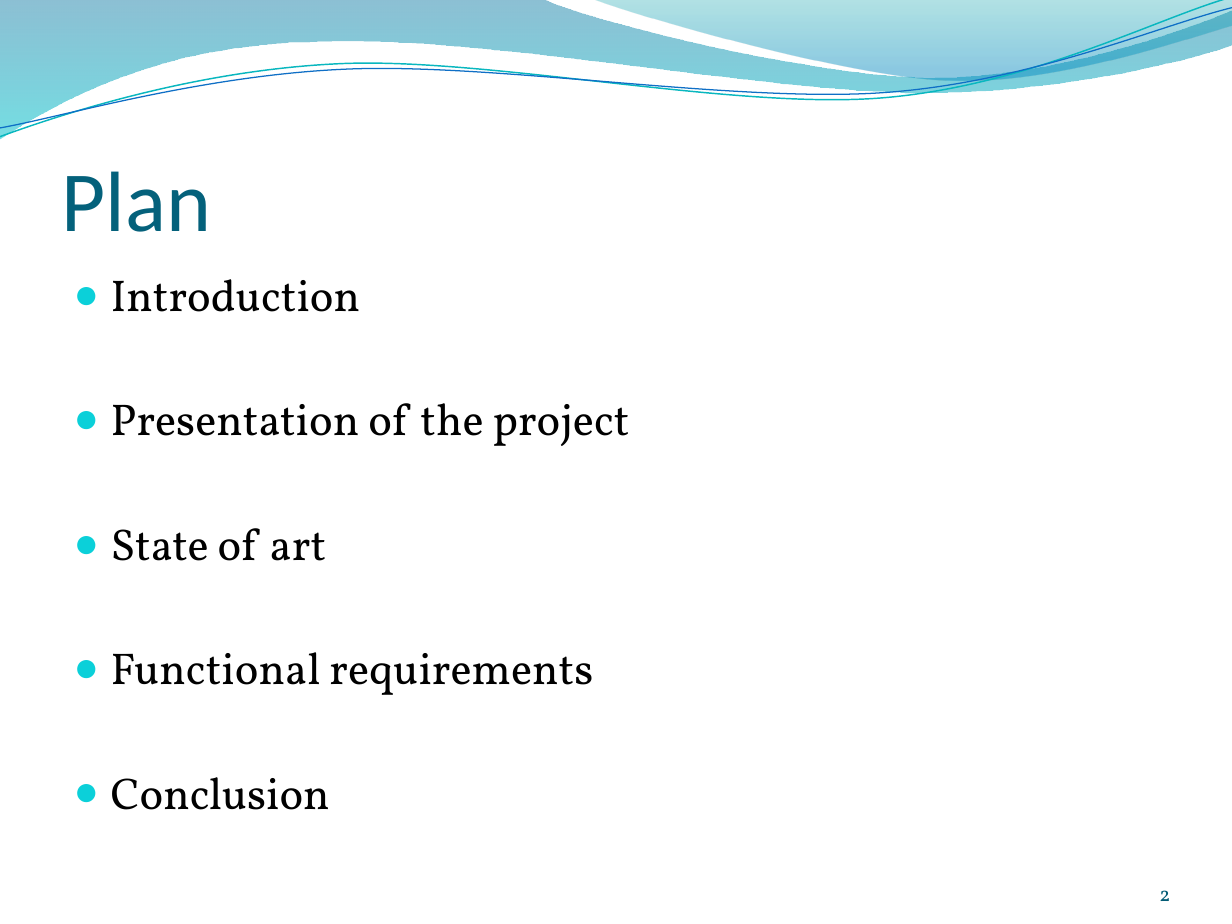
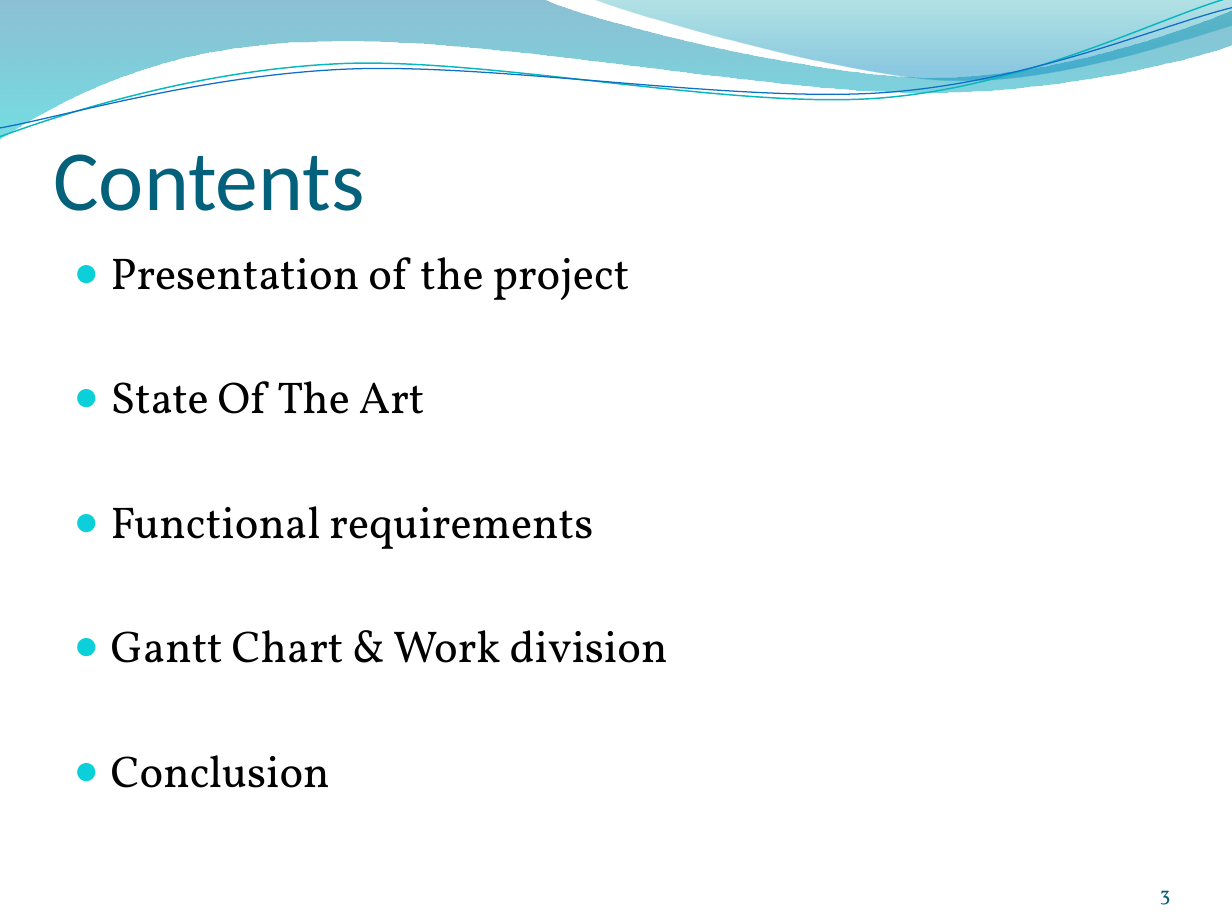
Before and after one commit to anbrous/project, a slide deck: slide 3 of Blue_weasel/blueweasel_docs/presentation/Pre-soutenance Projet Blue Weasel.pptx (slide 2 before the commit). Drawn at 1232x924 pixels with LibreOffice and Linux fonts; fonts in the diff are those of the drawing; background and template pictures are left out. Boxes give left, top, right and bottom in pixels: in the first picture for what was removed or moved away, otherwise in the second. Text is boxed around its words. In the diff, an @@ line names an element or a change of style, - is before the commit and + after.

```diff
--- a/Blue_weasel/blueweasel_docs/presentation/Pre-soutenance Projet Blue Weasel.pptx
+++ b/Blue_weasel/blueweasel_docs/presentation/Pre-soutenance Projet Blue Weasel.pptx
@@ title at <box>53,154,364,211</box>: text changed @@
-Plan
+Contents
@@ text "Presentation of the project": place and size @@
-text "Presentation of the project" at <box>111,279,630,810</box>
+text "Presentation of the project" at <box>111,257,668,788</box>
@@ text at <box>111,279,360,312</box>: paragraph removed @@
-● Introduction
@@ text at <box>111,381,425,414</box>: text changed @@
-● State of art
+● State Of The Art
@@ text at <box>111,630,668,663</box>: paragraph added @@
+● Gantt Chart & Work division
@@ page number at <box>1160,890,1171,905</box>: text changed @@
-2
+3
```
Also in this commit, not shown: 2 other slides changed, 3 slides added, 2 slides removed.
